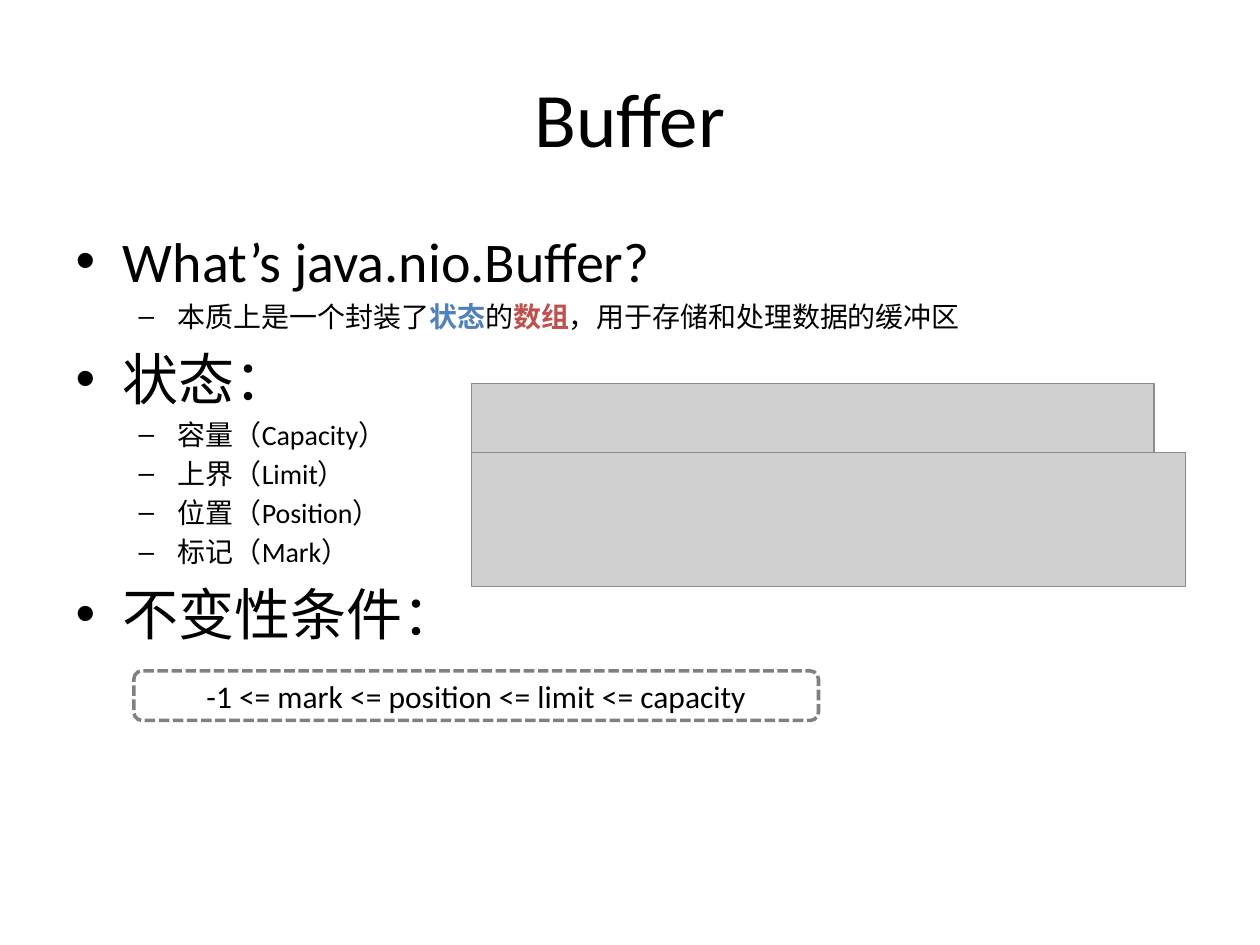
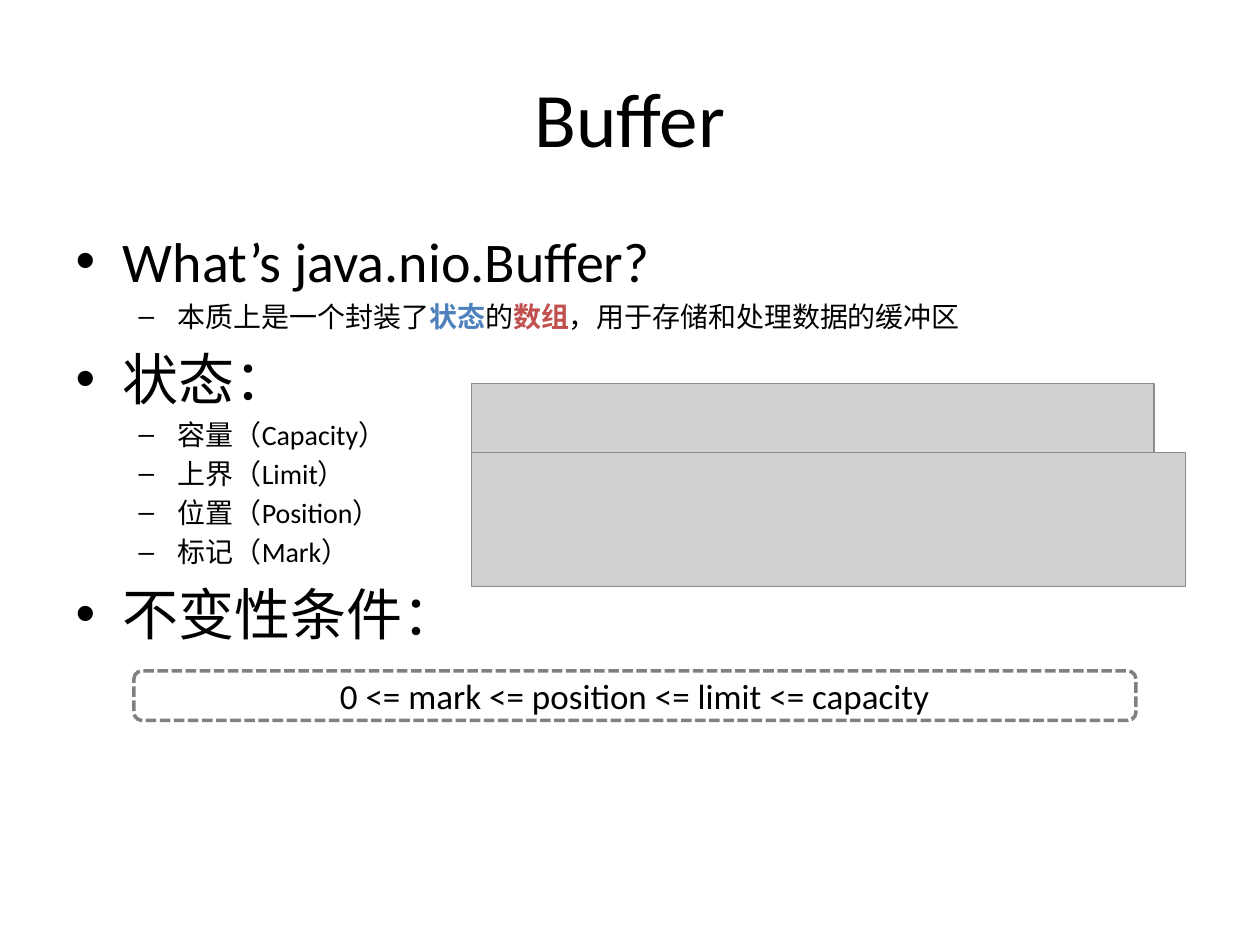
Before and after one commit to guhanjie/Knowledge-sharing, a slide deck: slide 7 of 扒一扒Java IO那些事儿.pptx. Drawn at 1260x945 pixels with LibreOffice and Linux fonts; fonts in the diff are those of the drawing; grey boxes stand for pictures. Boxes give left, top, right and bottom in pixels: in the first picture for what was removed or moved away, otherwise in the second. Text is boxed around its words. In the diff, an @@ line names an element or a change of style, - is before the commit and + after.

```diff
--- a/扒一扒Java IO那些事儿.pptx
+++ b/扒一扒Java IO那些事儿.pptx
@@ rounded rectangle "0 <= mark <= position ..." resized from (x1=134, y1=670, x2=818, y2=719) to (x1=134, y1=670, x2=1135, y2=719) @@
@@ text in rounded rectangle at (x1=340, y1=684, x2=929, y2=715): text changed; size 18 to 20 pt @@
--1 <= mark <= position <= limit <= capacity
+0 <= mark <= position <= limit <= capacity
```
Also in this commit, not shown: 8 other slides changed, 7 slides added, 1 slide removed.
